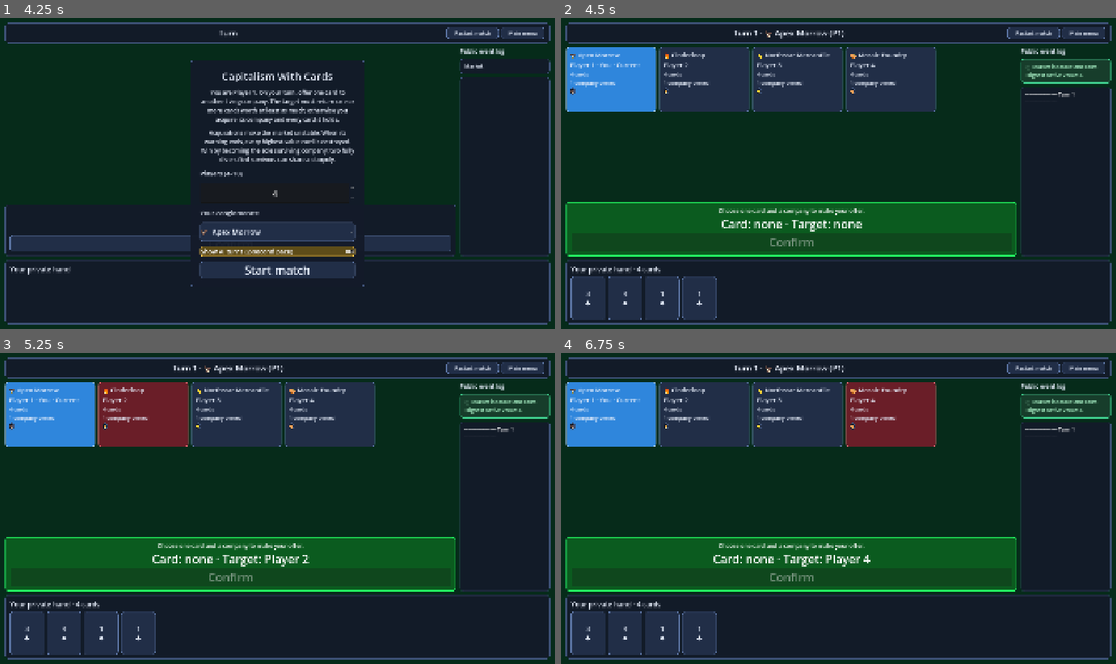
Above: before the commit, frames 1-4 (two rows, left to right).
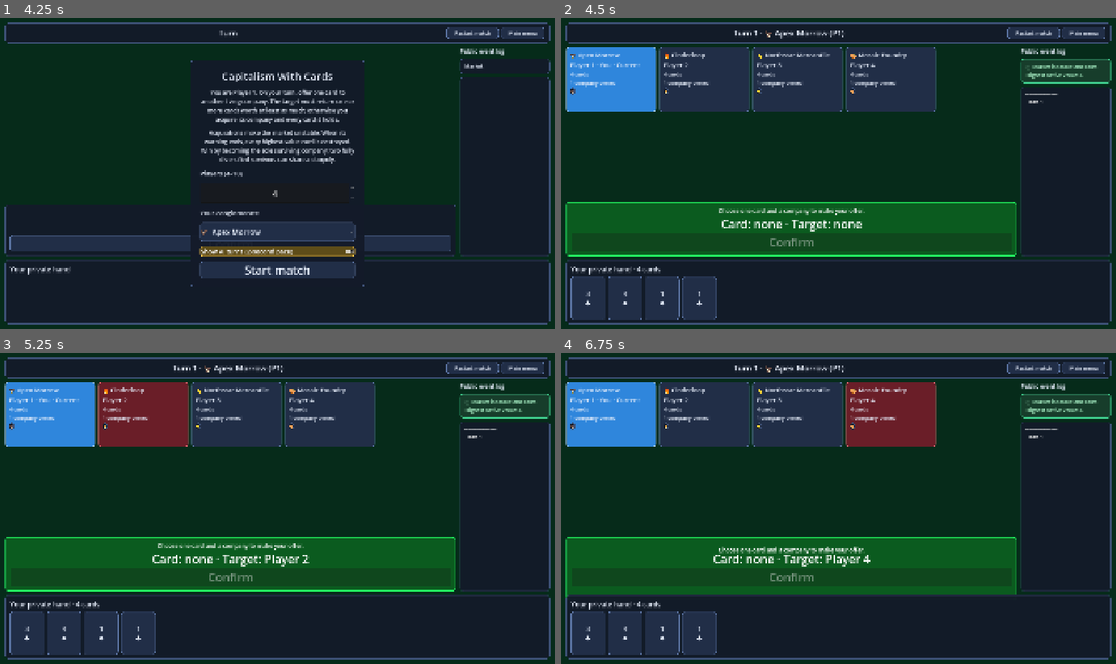
Above: after the commit, the same moments.

Repository: prelios/capitalism
Game: Godot game, scene res://game_controller.tscn
The game is run twice, just before and just after one commit, with the same random seed, the same clock (stepped at 60 frames per second) and the same inputs.
Inputs (mouse positions are in pixels of both pictures, inside the frame that each line leads up to):
- Up to frame 1 (4.25 s): click "Restart match" at 0.5 s; click "Restart match" at 1.25 s; click "Restart match" at 2 s; click "Confirm" at 2.75 s; click "Confirm" at 3.5 s
- Up to frame 2 (4.5 s): click "Start match" at 4.25 s
- Up to frame 3 (5.25 s): click (144, 415) at 5.02 s
- Up to frame 4 (6.75 s): click (799, 415) at 5.77 s; click (888, 415) at 6.52 s

Frame 1 is identical in both runs. In frame 2, less than 0.1% of the frame differs, in the area x 84-93%, y 23-28%; in frame 3, less than 0.1%; in frame 4, 1.9%, in the area x 0-93%, y 23-79%.

Commit message:
UI fixes

Diff:
--- a/godot/ui/game_table.gd
+++ b/godot/ui/game_table.gd
@@ -263,7 +263,7 @@
 func _event_summary(event: Dictionary, identities: Dictionary = {}) -> String:
 	var data: Dictionary = event["data"]
 	match event["type"]:
-		"turn_started": return "────────── Turn %d ──────────" % data["turn"]
+		"turn_started": return "──────────\n Turn %d" % data["turn"]
 		"trade_proposed": return "%s offers %s to %s" % [_player_identity(data["actor_id"], identities), _card_description(data["card"]), _player_identity(data["target_id"], identities)]
 		"trade_resolved": return "%s returns %s" % [_player_identity(data["target_id"], identities), _cards_description(data["returned"])]
 		"player_acquired": return "%s acquires %s" % [_player_identity(data["acquirer_id"], identities), _player_identity(data["victim_id"], identities)]
--- a/godot/ui/game_table.tscn
+++ b/godot/ui/game_table.tscn
@@ -15,7 +15,7 @@
 theme = ExtResource("2")
 script = ExtResource("1")
 
-[node name="PokerTable" type="ColorRect" parent="."]
+[node name="PokerTable" type="ColorRect" parent="." unique_id=397314183]
 layout_mode = 1
 anchors_preset = 15
 anchor_right = 1.0
